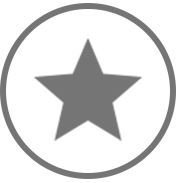
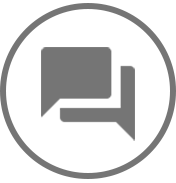
Two versions of the same layered image (176 × 183). Layer-by-layer changes:
painted on "Ellipse 1" over 41, 113, 135, 118
added layer "ic_question_answer_black_48dp_2x" above "ic_grade_black_48dp_2x" over 41, 47, 135, 141
hid "ic_grade_black_48dp_2x" over 34, 38, 142, 141
